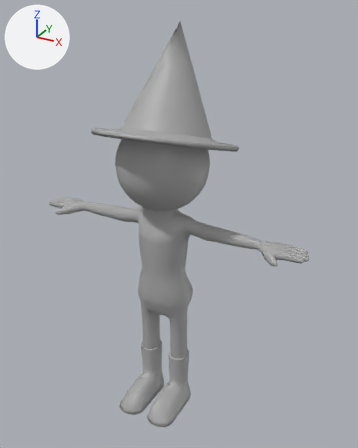
The FBX model Assets/Resources/PlayerAnimations/Standing Idle.fbx: old version first, new version second.
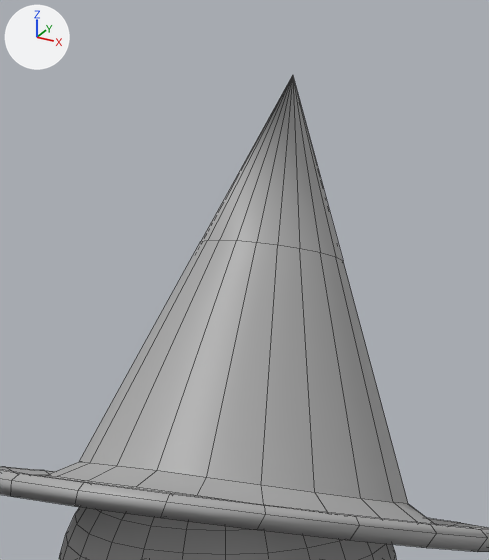
The first picture shows the older version from a camera (50 mm lens) standing at (0.0602, -0.1011, 0.1055) and looking at (0.0024, 0.004, 0.0529). The close-ups show both versions on the part from 28% to 65% of the width and 0% to 34% of the height of that picture; other places that the commit changed are outside them. Lighting does not change. The marker at upper left points along +X, +Y and +Z. The close-ups show mesh edges as thin lines. Where no turn or scale is listed for an object, it has been applied to the vertices.
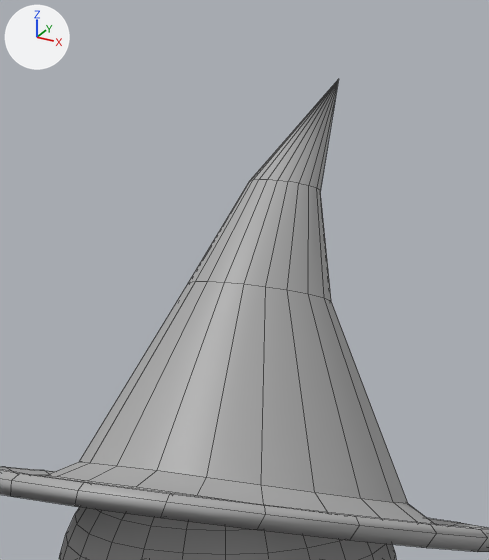
Boxes [x1, y1, x2, y2] around the edits, measured in the close-ups (489 x 560 px):
'pSphere2', reshaped
    before: [0, 75, 489, 552]
    after: [0, 80, 489, 552]
part 1 of me_mesh_004, built on
    before: [80, 75, 408, 503]
    after: [80, 80, 408, 503]

Edits to the bpy script that builds the scene:
```text
Change me_mesh_004:
    used by ob_psphere2; location = (0.0, 0.00168, 0.00243)
    remove me_mesh_004.from_pydata(...)  # 221 vertices, 221 faces; spans x -0.0176..0.0177, y -0.0188..0.019, z 0.0676..0.0999
    add me_mesh_004.from_pydata(...)  # 241 vertices, 241 faces; spans x -0.0176..0.0177, y -0.0188..0.019, z 0.0676..0.0995
    me_mesh_004 part 1
    1 vertex is removed from x 0.0, y 0.0073, z 0.0999
    20 faces are deleted
    8 vertices in x -0.0044..0.0047, y 0.0007..0.009, z 0.088..0.0902 move by (0.0, -0.0016, -0.0023)
    6 vertices in x -0.0047..0.0044, y 0.0001..0.0088, z 0.0881..0.0904 move by (0.0, -0.0016, -0.0024)
    4 vertices in x -0.0044..0.0037, y 0.0001..0.0088, z 0.0881..0.0904 move by (0.0, -0.0015, -0.0024)
    2 vertices move from x -0.0036..0.0, y -0.0001..0.0015, z 0.09..0.0904 to x -0.0036..0.0, y -0.0016..0.0, z 0.0877..0.0881
    21 vertices are added at x -0.0024..0.0023, y 0.004..0.0137, z 0.0926..0.0995
    40 new faces join them
```
